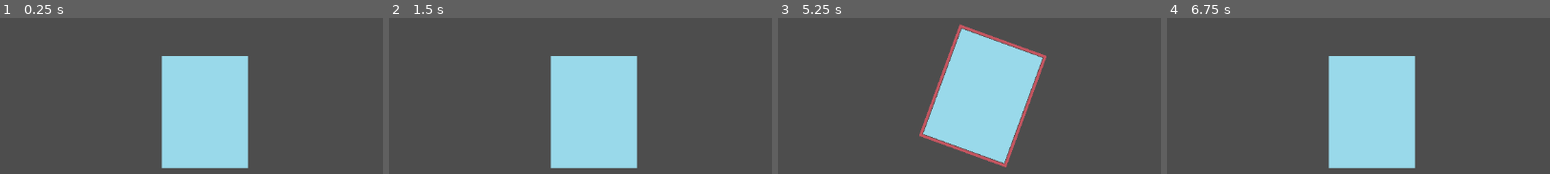
Above: before the commit, frames 1-4 (left to right).
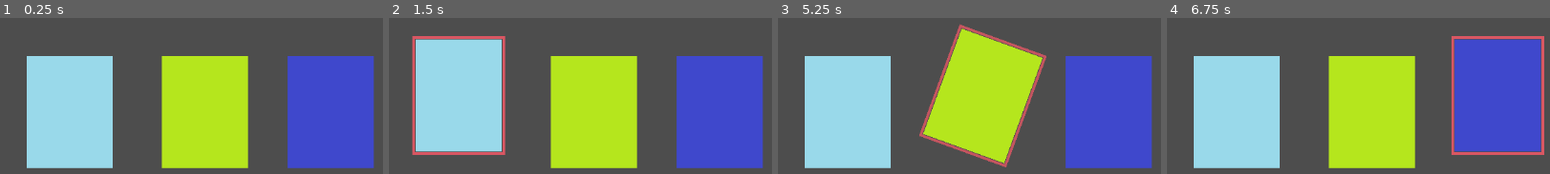
Above: after the commit, the same moments.

Repository: LuisGarrillo/Neo-Mel-vn
Game: Godot game, scene res://scenes/minigames/bean_selection.tscn
Two runs of this game, one before a commit and one after it. Both use one fixed random seed, a clock stepped at 60 frames per second and the inputs below. This scene is started directly instead of the project's main scene.
Inputs (mouse positions are in pixels of both pictures, inside the frame that each line leads up to):
- Up to frame 1 (0.25 s): no input
- Up to frame 2 (1.5 s): tap Enter at 0.5 s; move the mouse to (591, 111) at 0.52 s; hold W (up) 0.53-1.28 s; hold Space (accept) 0.53-1.28 s; click (591, 111) at 0.67 s; move the mouse to (423, 142) at 1.27 s; hold S (down) from 1.28 s (still down); tap Space (accept) at 1.35 s
- Up to frame 3 (5.25 s): tap Space (accept) at 2, 2.85, 3.5, 4.35 s; move the mouse to (1042, 27) at 2.02 s; release S (down) at 2.03 s; hold Space (accept) 2.03-2.78 s; hold W (up) 2.03-3.53 s; move the mouse to (outside the picture) at 2.77 s; click (outside the picture) at 2.92 s; move the mouse to (outside the picture) at 3.52 s; hold Space (accept) 3.53-4.28 s; hold S (down) from 3.53 s (still down); move the mouse to (outside the picture) at 4.27 s; move the mouse to (1003, 120) at 5.02 s; hold Space (accept) from 5.03 s (still down); click (1003, 120) at 5.17 s
- Up to frame 4 (6.75 s): move the mouse to (outside the picture) at 5.77 s; release S (down) at 5.78 s; release Space (accept) at 5.78 s; hold W (up) from 5.78 s (still down); tap Space (accept) at 5.85 s; move the mouse to (1523, 99) at 6.52 s; hold Space (accept) from 6.53 s (still down)

The runs differ from the first frame. In frame 1, 49% of the frame differs, in the area x 6-98%, y 24-97%; in frame 2, 51%, in the area x 5-98%, y 11-97%; in frame 3, 49%; in frame 4, 51%.

Commit message:
Add test jars to bean selection scene

Diff:
--- a/scenes/minigames/bean_selection.tscn
+++ b/scenes/minigames/bean_selection.tscn
@@ -1,8 +1,10 @@
-[gd_scene load_steps=4 format=3 uid="uid://c8me6xlv3wywb"]
+[gd_scene load_steps=6 format=3 uid="uid://c8me6xlv3wywb"]
 
 [ext_resource type="PackedScene" uid="uid://lpxhad36vvha" path="res://scenes/objects/jars/test_jar_1.tscn" id="1_5nx4k"]
 [ext_resource type="Script" path="res://scripts/managers/bean_selection_manager.gd" id="1_fm3rd"]
 [ext_resource type="Script" path="res://scripts/managers/jar_manager.gd" id="2_6ofxo"]
+[ext_resource type="PackedScene" uid="uid://coalqfpe71xki" path="res://scenes/objects/jars/test_jar_2.tscn" id="4_w35u4"]
+[ext_resource type="PackedScene" uid="uid://ddnpwx3oyxe7s" path="res://scenes/objects/jars/test_jar_3.tscn" id="5_6d0x8"]
 
 [node name="BeanSelection" type="Node2D"]
 position = Vector2(602, 310)
@@ -12,6 +14,12 @@
 script = ExtResource("2_6ofxo")
 
 [node name="TestJar1" parent="Jars" instance=ExtResource("1_5nx4k")]
-position = Vector2(602, 310)
+position = Vector2(398, 310)
 type = "test"
 bean_name = "test"
+
+[node name="TestJar2" parent="Jars" instance=ExtResource("4_w35u4")]
+position = Vector2(602, 310)
+
+[node name="TestJar3" parent="Jars" instance=ExtResource("5_6d0x8")]
+position = Vector2(792, 310)
--- /dev/null
+++ b/scenes/objects/jars/test_jar_2.tscn
@@ -0,0 +1,15 @@
+[gd_scene load_steps=4 format=3 uid="uid://coalqfpe71xki"]
+
+[ext_resource type="Script" path="res://scripts/components/jar_data.gd" id="1_8qll4"]
+[ext_resource type="PackedScene" uid="uid://73a1tpwtn640" path="res://scenes/objects/bean_jar.tscn" id="2_xl3bd"]
+[ext_resource type="Texture2D" uid="uid://dvmrk4rx5a3gc" path="res://assets/sprites/objects/jar2.png" id="3_eykdw"]
+
+[node name="TestJar2" type="Node2D"]
+script = ExtResource("1_8qll4")
+type = "test"
+bean_name = "test2"
+
+[node name="BeanJar" parent="." instance=ExtResource("2_xl3bd")]
+
+[node name="Sprite2D" type="Sprite2D" parent="BeanJar"]
+texture = ExtResource("3_eykdw")
--- /dev/null
+++ b/scenes/objects/jars/test_jar_3.tscn
@@ -0,0 +1,15 @@
+[gd_scene load_steps=4 format=3 uid="uid://ddnpwx3oyxe7s"]
+
+[ext_resource type="Script" path="res://scripts/components/jar_data.gd" id="1_uypxx"]
+[ext_resource type="PackedScene" uid="uid://73a1tpwtn640" path="res://scenes/objects/bean_jar.tscn" id="2_v10fc"]
+[ext_resource type="Texture2D" uid="uid://b1l0xhujdi0c2" path="res://assets/sprites/objects/jar3.png" id="3_p3ypn"]
+
+[node name="TestJar3" type="Node2D"]
+script = ExtResource("1_uypxx")
+type = "test"
+bean_name = "test3"
+
+[node name="BeanJar" parent="." instance=ExtResource("2_v10fc")]
+
+[node name="Sprite2D" type="Sprite2D" parent="BeanJar"]
+texture = ExtResource("3_p3ypn")
